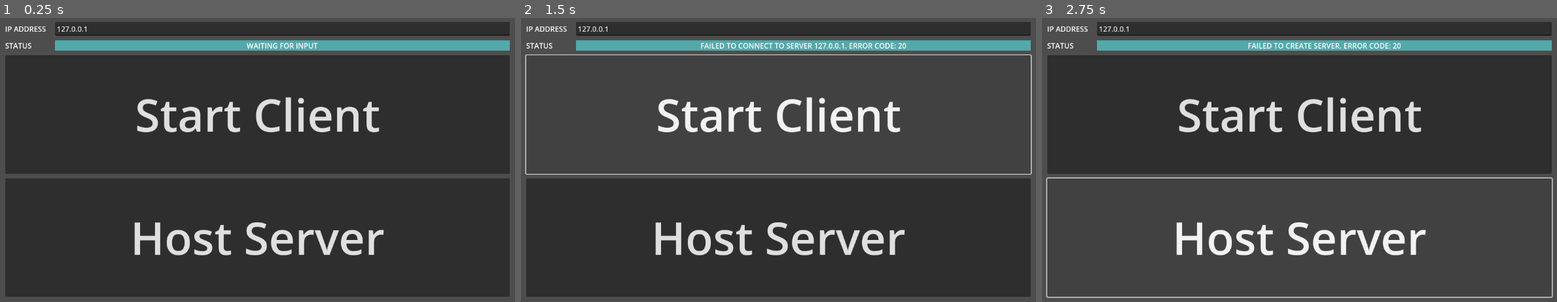
Above: before the commit, frames 1-3 (left to right).
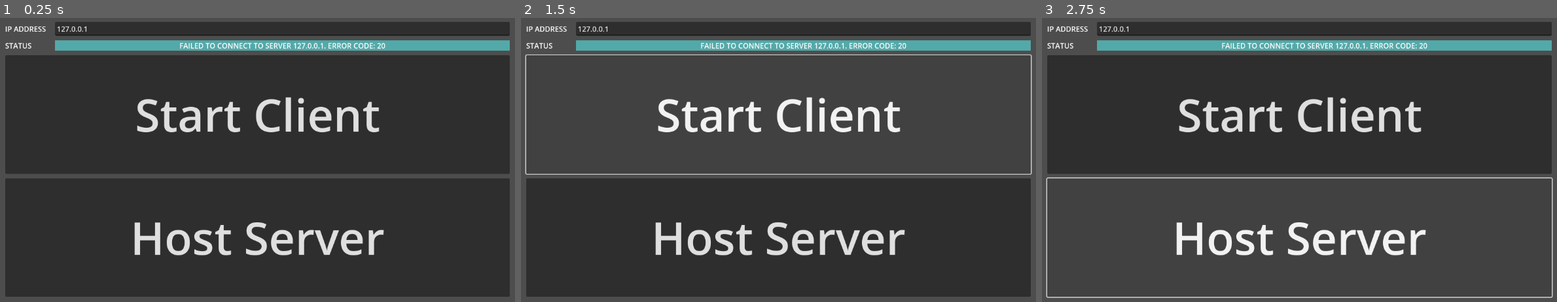
Above: after the commit, the same moments.

Repository: PL3B3/meatshot_mayhem
Game: Godot game, scene res://game/main.tscn
Two runs of this game, one before a commit and one after it. Both use one fixed random seed, a clock stepped at 60 frames per second and the inputs below.
Inputs:
- Up to frame 1 (0.25 s): no input
- Up to frame 2 (1.5 s): click "Start Client" at 0.5 s; click "Start Client" at 1.25 s
- Up to frame 3 (2.75 s): click "Host Server" at 2 s

The runs differ from the first frame. In frame 1, 0.5% of the frame differs, in the area x 34-75%, y 8-11%; in frame 2, nothing differs; in frame 3, 0.5%.

Commit message:
Auto-launch server/clients when run from editor
This makes the local debugging workflow smoother because you
don't need to manually click buttons to launch the instances.
Similar functionality as previously existed, just adding this to the
new menu launcher framework

Diff:
--- a/game/main.gd
+++ b/game/main.gd
@@ -9,10 +9,14 @@
 @onready var __server_host_button: Button = $VBoxContainer/ServerButton
 
 func _ready() -> void:
-	__client_connect_button.pressed.connect(_on_client_connect_pressed)
-	__server_host_button.pressed.connect(_on_host_server_pressed)
-	__ip_address_text_input.text_changed.connect(_on_ip_text_input_changed)
-
+	if OS.is_debug_build():
+		var is_server_successfully_started := __try_start_server()
+		if !is_server_successfully_started:
+			__try_start_client()
+	else:
+		__client_connect_button.pressed.connect(_on_client_connect_pressed)
+		__server_host_button.pressed.connect(_on_host_server_pressed)
+		__ip_address_text_input.text_changed.connect(_on_ip_text_input_changed)
 
 func _on_ip_text_input_changed(new_ip_address_text: String) -> void:
 	if new_ip_address_text.is_valid_ip_address():
